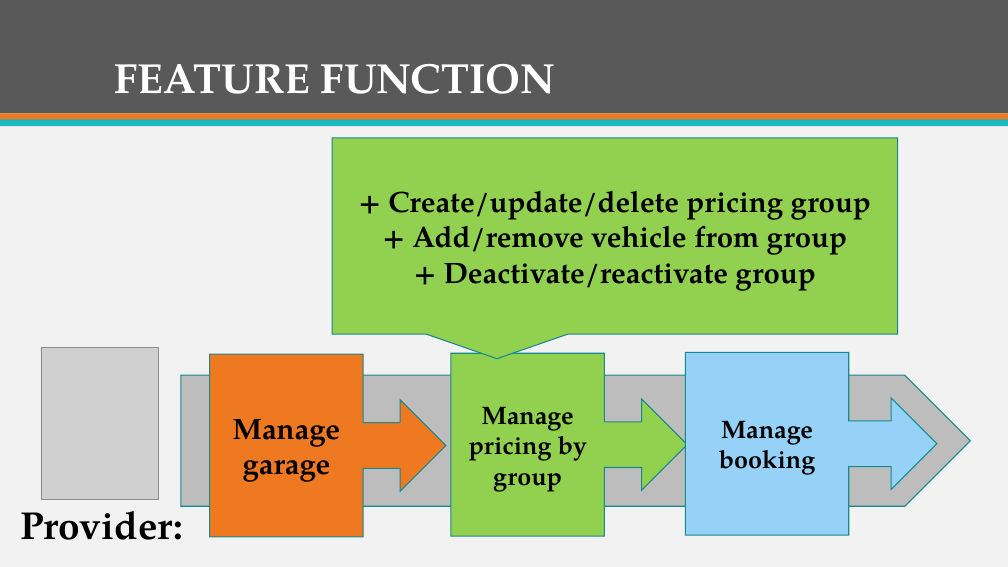
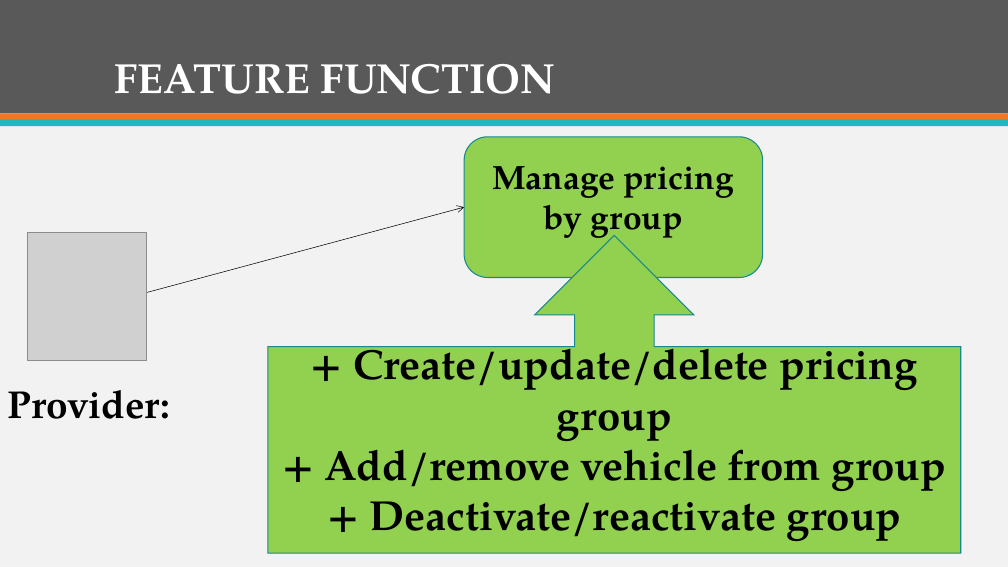
Before and after one commit to firzgard/CarRentalPortal, a slide deck: slide 13 of slide/CAR RENTAL PORTAL-tam.pptx (slide 12 before the commit). Drawn at 1008x567 pixels with LibreOffice and Linux fonts; fonts in the diff are those of the drawing; grey boxes stand for pictures. Boxes give left, top, right and bottom in pixels: in the first picture for what was removed or moved away, otherwise in the second. Text is boxed around its words. In the diff, an @@ line names an element or a change of style, - is before the commit and + after.

```diff
--- a/slide/CAR RENTAL PORTAL-tam.pptx
+++ b/slide/CAR RENTAL PORTAL-tam.pptx
@@ rounded rectangle "Manage pricing by group": place and size @@
-rounded rectangle "Manage pricing by group" at (451,353,687,536)
+rounded rectangle "Manage pricing by group" at (464,137,763,278)
@@ rounded rectangle "Manage pricing by group" at (464,137,763,278): size 24 to 32 pt; right arrow callout to rounded rectangle @@
@@ arrow added from (129, 297) to (464, 207), #000000 0.5 pt @@
@@ picture added at (28,233,147,361) @@
@@ up arrow callout "+ Create/update/delete pricing group": place and size @@
-up arrow callout "+ Create/update/delete pricing group" at (332,138,898,334)
+up arrow callout "+ Create/update/delete pricing group" at (268,235,960,553)
@@ up arrow callout "+ Create/update/delete pricing group" at (268,235,960,553): size 28 to 40 pt; speech box to up arrow callout @@
@@ picture removed at (41,347,159,499) @@
@@ right arrow callout removed at (209,354,446,537) @@
-Manage garage
@@ right arrow callout removed at (686,352,938,535) @@
-Manage booking
@@ text "Provider:" rewrapped from (20,499,183,540) to (8,390,171,419) @@
@@ pentagon arrow removed at (181,375,970,506) @@
```
Also in this commit, not shown: 7 other slides changed, 7 slides added, 1 slide removed.
